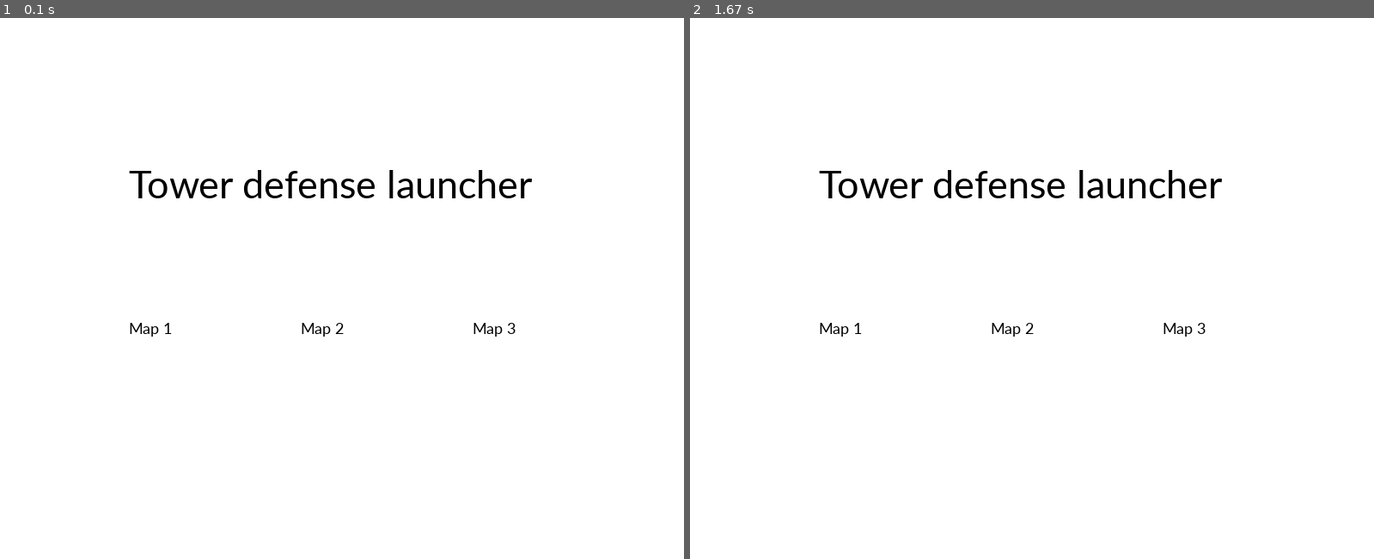
Above: before the commit, frames 1-2 (left to right).
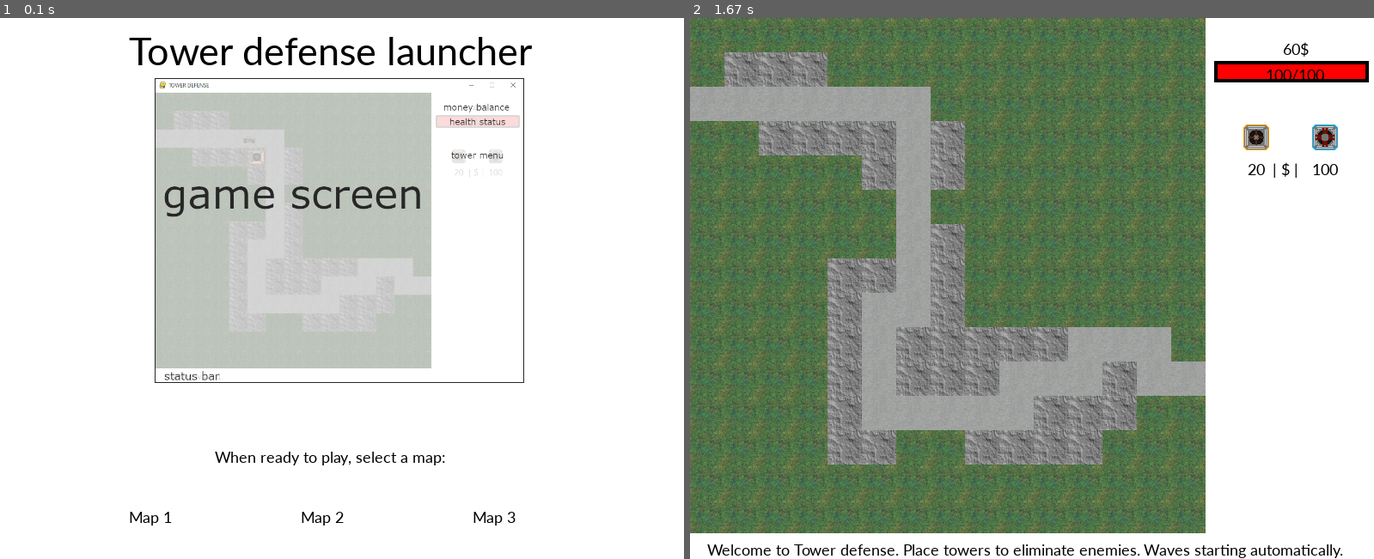
Above: after the commit, the same moments.

Repository: Dihydroxyaceton/maturita-tower-defense
Game: pygame game, started from launcher.py
The game is run twice, just before and just after one commit, with the same random seed, the same clock (stepped at 60 frames per second) and the same inputs.
Inputs (mouse positions are in pixels of both pictures, inside the frame that each line leads up to):
- Up to frame 1 (0.1 s): no input
- Up to frame 2 (1.67 s): click "Map 3" at 0.38 s; click (867, 293) at 0.72 s; tap Enter at 1 s; click (1045, 109) at 1.38 s

The runs differ from the first frame. In frame 1, 23% of the frame differs, in the area x 18-78%, y 3-94%; in frame 2, 74%, in the area x 0-100%, y 0-100%.

Commit message:
updated, final?

Diff:
--- a/launcher.py
+++ b/launcher.py
@@ -1,10 +1,15 @@
 import pygame
 import os
+import sys
 
-# the following imports would not be needed if pyinstaller was not used
+
 import maps.gamemap1
 import maps.gamemap2
 import maps.gamemap3
+"""
+imported maps not used directly in launcher file
+necessary to include here so that Pyinstaller detects them as dependencies
+"""
 
 os.environ["SDL_VIDEO_CENTERED"] = "1"
 
@@ -12,7 +17,7 @@
 
 surface = pygame.display.set_mode((800, 630)) # screen initialisation
 
-pygame.display.set_caption("TOWER DEFENSE LAUNCHER")
+pygame.display.set_caption("TOWER DEFENSE LAUNCHER") # name of the window
 
 chosen_map = 0
 
@@ -20,38 +25,52 @@
 
 while running:
 	for event in pygame.event.get():
-		if event.type == pygame.QUIT:
+		if event.type == pygame.QUIT: # closes window
 			running = False
 
-		if event.type == pygame.MOUSEBUTTONDOWN:
+		if event.type == pygame.MOUSEBUTTONDOWN: # detects map selection
 			x, y = pygame.mouse.get_pos()
-			print(str(x), str(y))
-			if y > 300 and x < 400:
+			if y > 530 and y < 630: # checking coordinates of mouse click event
 				if x > 100 and x < 200:
 					print ("Map 1")
 					chosen_map = 1
-					exec(open("tower_defense.py").read(), globals())
+					exec(open("tower_defense.py").read(), globals()) # opening main tower defense file, sending global variables (chosen_map)
+					pygame.display.quit()
+					pygame.quit()
+					sys.exit() # exit the launcher
 				elif x > 300 and x < 400:
 					print ("Map 2")
 					chosen_map = 2
 					exec(open("tower_defense.py").read(), globals())
+					pygame.display.quit()
+					pygame.quit()
+					sys.exit()
 				elif x > 500 and x < 600:
 					print ("Map 3")
 					chosen_map = 3
 					exec(open("tower_defense.py").read(), globals())
+					pygame.display.quit()
+					pygame.quit()
+					sys.exit()
 
 
-	surface.fill((255, 255, 255))
+	surface.fill((255, 255, 255)) # white surface
+
 	font = pygame.font.SysFont("calibri", 20)
 	bigfont = pygame.font.SysFont("calibri", 50)
-	surface.blit(bigfont.render("Tower defense launcher", 1, (0,0,0)), (150, 165))
 
+	surface.blit(bigfont.render("Tower defense launcher", 1, (0,0,0)), (150, 10))
 
-	surface.blit(font.render("Map 1", 1, (0,0,0)), (150, 350))
+	tutorial_image = pygame.image.load("tutorial.png")
+	surface.blit(tutorial_image, (180, 70))
 
-	surface.blit(font.render("Map 2", 1, (0,0,0)), (350, 350))
+	surface.blit(font.render("When ready to play, select a map:", 1, (0,0,0)), (250, 500))
 
-	surface.blit(font.render("Map 3", 1, (0,0,0)), (550, 350))
+	surface.blit(font.render("Map 1", 1, (0,0,0)), (150, 570))
+
+	surface.blit(font.render("Map 2", 1, (0,0,0)), (350, 570))
+
+	surface.blit(font.render("Map 3", 1, (0,0,0)), (550, 570))
 
 
 	pygame.display.update()
--- a/maps/gamemap3.py
+++ b/maps/gamemap3.py
@@ -1,16 +1,16 @@
 levelMap=[]
 levelMap.append([1,1,1,1,1,1,1,1,1,1,1,1,1,1,1])
 levelMap.append([1,4,4,4,1,1,1,1,1,1,1,1,1,1,1])
-levelMap.append([0,0,0,4,1,1,1,1,1,4,4,4,4,4,1])
-levelMap.append([1,1,0,0,0,0,0,1,1,4,0,0,0,4,1])
-levelMap.append([1,1,1,4,1,1,0,1,1,4,0,4,0,4,1])
-levelMap.append([1,1,1,1,1,1,0,1,4,0,0,4,0,4,1])
-levelMap.append([1,1,1,1,1,1,0,4,4,0,1,4,0,4,1])
-levelMap.append([1,1,1,1,1,4,0,4,4,0,1,0,0,4,1])
-levelMap.append([1,1,4,0,0,0,0,4,4,0,1,0,1,4,1])
-levelMap.append([1,1,4,0,4,4,1,1,1,0,1,0,1,4,1])
-levelMap.append([1,1,4,0,4,4,1,1,1,0,1,0,1,0,0])
-levelMap.append([1,1,1,0,0,0,0,1,1,0,4,0,0,0,1])
-levelMap.append([1,1,1,1,1,4,0,0,0,0,4,4,1,1,1])
-levelMap.append([1,1,1,1,1,4,4,4,4,4,4,1,1,1,1])
+levelMap.append([0,0,0,0,0,0,0,1,1,1,1,1,1,1,1])
+levelMap.append([1,1,4,4,4,4,0,4,1,1,1,1,1,1,1])
+levelMap.append([1,1,1,1,1,4,0,4,1,1,1,1,1,1,1])
+levelMap.append([1,1,1,1,1,1,0,1,1,1,1,1,1,1,1])
+levelMap.append([1,1,1,1,1,1,0,4,1,1,1,1,1,1,1])
+levelMap.append([1,1,1,1,4,4,0,4,1,1,1,1,1,1,1])
+levelMap.append([1,1,1,1,4,0,0,4,1,1,1,1,1,1,1])
+levelMap.append([1,1,1,1,4,0,4,4,4,4,4,0,0,0,1])
+levelMap.append([1,1,1,1,4,0,4,4,4,0,0,0,4,0,0])
+levelMap.append([1,1,1,1,4,0,0,0,0,0,4,4,4,1,1])
+levelMap.append([1,1,1,1,4,4,1,1,4,4,4,4,1,1,1])
 levelMap.append([1,1,1,1,1,1,1,1,1,1,1,1,1,1,1])
+levelMap.append([1,1,1,1,1,1,1,1,1,1,1,1,1,1,1])
--- a/tower_defense.py
+++ b/tower_defense.py
@@ -10,16 +10,11 @@
 if chosen_map == 3:
 	import maps.gamemap3 as level_file
 
-
-#import maps.gamemap(chosen_map) as level_file # TODO: make work?
-
 """
 
 https://www.youtube.com/watch?v=TqbtxBntuF0&t=105s
 
 """
-
-
 
 # defining textures and stats:
 
@@ -58,9 +53,9 @@
 tower_group = pygame.sprite.Group()
 bullet_group = pygame.sprite.Group()
 
-wave_list = [(0,0,0), (2,2,0), (2,4,0), (2,4,1), (1,5,3), (0.5,7,7), (0.5,10,10)]
-# tuple structure: (delay between enemies, ground enemies, air enemies)
-
+wave_list = [(0,0,0), (2,2,0), (2,4,0), (1.5,5,1), (1,5,3), (0.5,7,7), (0.4,10,10), (0.1,15,12)]
+# first wave (index 0) always stays empty
+# tuple structure: (delay between enemies, enemies type 1, enemies type 2)
 
 tick_time = 180
 
@@ -72,19 +67,18 @@
 		self.current_money = 60 # money
 		self.health_bar_length = 180
 		self.health_ratio = self.maximum_health / self.health_bar_length # for optimal health bar appearence
-		self.end_hitbox = pygame.Rect(570, 400, 30, 40) # hitbox for obtaining damage
 		self.placing_tower = 0
 		self.passed_ticks = 0
 		self.wave_pause = 0
 		self.spawned_enemies = 0
 		self.do_spawn = False
+		self.game_end = 0 # 0 for game underway, 1 for win, 2 for loss
 		self.current_wave = 0
 		self.spawned_enemies_type1 = 0
 		self.spawned_enemies_type2 = 0
 		self.status_text = "Welcome to Tower defense. Place towers to eliminate enemies. Waves starting automatically."
 
-		# link the following to specific tower type attributes
-		self.towerchoice_type1_x = 639 # -1 to compensate for click (click is perceived as directly on edge, wouldnt work without)
+		self.towerchoice_type1_x = 639 # 1 subtracted from true coordinate to compensate (click is perceived as directly on edge, wouldnt work without)
 		self.towerchoice_type2_x = 719
 		self.towerchoice_y = 119
 		self.towerchoice_size = 41
@@ -99,9 +93,9 @@
 
 		for x in range(15):
 			for y in range(15):
-				if (self.levelMap[x][y]==0): # 0 = enemy path
+				if (self.levelMap[x][y]==0): # 0 = road, path for enemies
 					surface.blit(road_texture, (y*40, x*40))
-				elif (self.levelMap[x][y]==1): # 1 = empty tiles for
+				elif (self.levelMap[x][y]==1): # 1 = empty tiles
 					surface.blit(grass_texture, (y*40, x*40))
 				elif (self.levelMap[x][y]==4): # 4 = tiles for placing towers
 					surface.blit(stone_texture, (y*40, x*40))
@@ -120,7 +114,9 @@
 		if self.current_health > 0: # protection against HP under 0
 			self.current_health -= amount
 		if self.current_health <=0:
-			self.current_health = 0 # TODO: end of game
+			self.current_health = 0
+			self.status_text = "GAME OVER. To exit, close the window."
+			self.game_end = 2
 
 	def getMoney(self, amount):
 		"""adding money"""
@@ -144,7 +140,7 @@
 		surface.blit(self.current_money_label, (20, 608))
 
 	def healthBar(self):
-		"""health bar of the 'castle': damaged when an enemy reaches the end of the map"""
+		"""player's health bar: damaged when an enemy reaches the end of the map"""
 		pygame.draw.rect(surface, (255, 0, 0), (610, 50, self.current_health/self.health_ratio, 25))
 		pygame.draw.rect(surface, (0, 0, 0), (610, 50, self.health_bar_length, 25), 4)
 		font = pygame.font.SysFont("calibri", 20)
@@ -219,61 +215,63 @@
 				self.status_text = "Tower upgraded."
 				self.spendMoney(tower_type2[4])
 				tower = Tower(pos_x + 20, pos_y + 20, tower_type2[0], tower_type2[1], tower_type2[2])
+				self.levelMap[math.floor(mouse_y / 40)][math.floor(mouse_x / 40)] = 92 # marks the grid field as occupied by tower type 2
 				tower_group.add(tower)
 
 	def enemySpawn(self): # spawn
-			if self.current_wave < len(wave_list):
-				self.spawn_delay = (wave_list[self.current_wave][0]) * tick_time
-				self.enemies_type1_count = wave_list[self.current_wave][1]
-				self.enemies_type2_count = wave_list[self.current_wave][2]
+		if self.current_wave < len(wave_list):
+			self.spawn_delay = (wave_list[self.current_wave][0]) * tick_time
+			self.enemies_type1_count = wave_list[self.current_wave][1]
+			self.enemies_type2_count = wave_list[self.current_wave][2]
+		else:
+			self.game_end = 1
+			self.passed_ticks = 0 # protection against spawning next enemies (grounds spawn interval at 0)
+
+		if self.passed_ticks >= self.spawn_delay:
+			if self.do_spawn == True:
+				self.passed_ticks = 0
+				if self.spawned_enemies_type1 < self.enemies_type1_count:
+					enemy = Enemy(20, 100, enemy_type1[0], enemy_type1[1])
+					enemy_group.add(enemy)
+					self.spawned_enemies_type1 += 1
+				else:
+					if self.spawned_enemies_type2 < self.enemies_type2_count:
+						enemy = Enemy(20, 100, enemy_type2[0], enemy_type2[1])
+						enemy_group.add(enemy)
+						self.spawned_enemies_type2 += 1
+					else:
+						self.do_spawn = False
+						self.spawned_enemies_type1 = 0
+						self.spawned_enemies_type2 = 0
+						self.status_text = "End of wave "+str(self.current_wave)+"."
 			else:
-				if len(enemy_group) == 0:	# checks for emptied list of enemies after last wave
-					self.status_text = "Game over! Thank you for playing Tower defense."
-					self.do_spawn = False
-					self.passed_ticks = 0
-					running = False
-			if self.passed_ticks >= self.spawn_delay:
-				if self.do_spawn == True:
-					self.passed_ticks = 0
-					if self.spawned_enemies_type1 < self.enemies_type1_count:
-						enemy = Enemy(20, 100, enemy_type1[0], enemy_type1[1])
-						enemy_group.add(enemy)
-						self.spawned_enemies_type1 += 1
-					else:
-						if self.spawned_enemies_type2 < self.enemies_type2_count:
-							enemy = Enemy(20, 100, enemy_type2[0], enemy_type2[1])
-							enemy_group.add(enemy)
-							self.spawned_enemies_type2 += 1
-						else:
-							self.do_spawn = False
-							self.spawned_ground_enemies = 0
-							self.spawned_air_enemies = 0
-							self.status_text = "End of wave "+str(self.current_wave)+". Next wave in 5 seconds." # TODO: 5 seconds -> variable time
+				if self.wave_pause >= 900 and self.game_end == 0:
+					self.wave_pause = 0
+					self.do_spawn = True
+					self.current_wave += 1
+					self.status_text = "Starting wave " +str(self.current_wave)+"."
 				else:
-					if self.wave_pause >= 900:
-						self.wave_pause = 0
-						self.do_spawn = True
-						self.current_wave += 1
-						self.status_text = "Starting wave " +str(self.current_wave)+"."
-					else:
-						self.wave_pause += 1
-			else:
-				self.passed_ticks += 1
-
-
+					self.wave_pause += 1
+		else:
+			self.passed_ticks += 1
 
 	def update(self):
 		self.moneyIndicator()
 		self.statusBar()
 		self.healthBar()
 		self.towerChoice()
-		self.enemySpawn()
-		#self.showDeveloperStuff()
-
-
-
-
-
+		if self.game_end == 0:
+			self.enemySpawn()
+
+		elif self.game_end == 1:
+			if len(enemy_group) == 0:	# checks for emptied list of enemies after last wave
+				self.status_text = "GAME OVER. To exit, close the window."
+				font = pygame.font.SysFont("calibri", 100)
+				surface.blit(font.render("You won!", 1, (0,255,0)), (150, 100))
+
+		elif self.game_end == 2:
+			font = pygame.font.SysFont("calibri", 100)
+			surface.blit(font.render("You lost!", 1, (255,0,0)), (150, 100))
 
 	def checkGridField(self, mouse_x, mouse_y):
 		"""checks clicked field in grid; finds the value in gamemap (numbers = grid coordinates)"""
@@ -281,13 +279,6 @@
 		self.grid_field_y = math.floor(mouse_y / 40)
 		self.grid_value = (self.levelMap[self.grid_field_y][self.grid_field_x])
 		return self.grid_value
-
-	def editGridField(self, x, y, amount):
-		print(self.levelMap)
-
-	def showDeveloperStuff(self):
-		pygame.draw.rect(surface, (255, 154, 0), self.end_hitbox) #HITBOX END
-
 
 
 class Enemy(pygame.sprite.Sprite):
@@ -488,7 +479,6 @@
 
 clock = pygame.time.Clock()
 
-running = True
 
 while running:
 	for event in pygame.event.get():
@@ -517,14 +507,20 @@
 	gamemap.drawMap(surface)
 	gamemap.update()
 
+	tower_group.draw(surface)
+	tower_group.update()
+
+	bullet_group.draw(surface)
+	bullet_group.update()
+
 	enemy_group.draw(surface)
 	enemy_group.update()
-
-	tower_group.draw(surface)
-	tower_group.update()
-
-	bullet_group.draw(surface)
-	bullet_group.update()
+	"""
+	order of classes in code is gamemap-enemy-tower-bullet
+	order of updates here in main loop is altered
+	tower textures would overlap "You won/lost!" text (created by enemy class) if code class order was maintained
+	"""
+
 
 	pygame.display.update()
 
Binary file added: tutorial bak.png
Binary file added: tutorial.png
